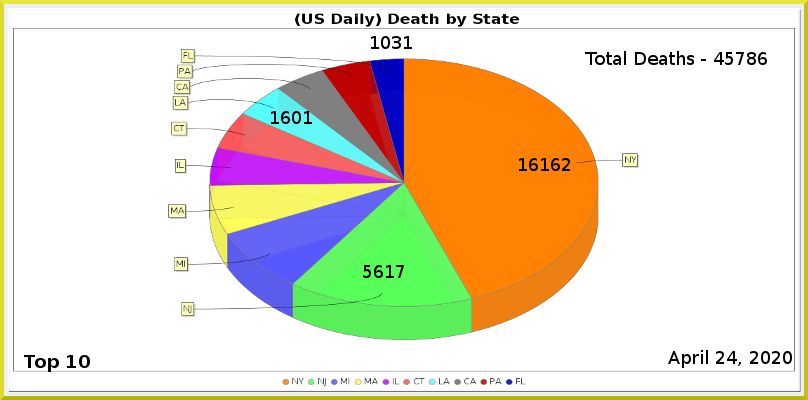
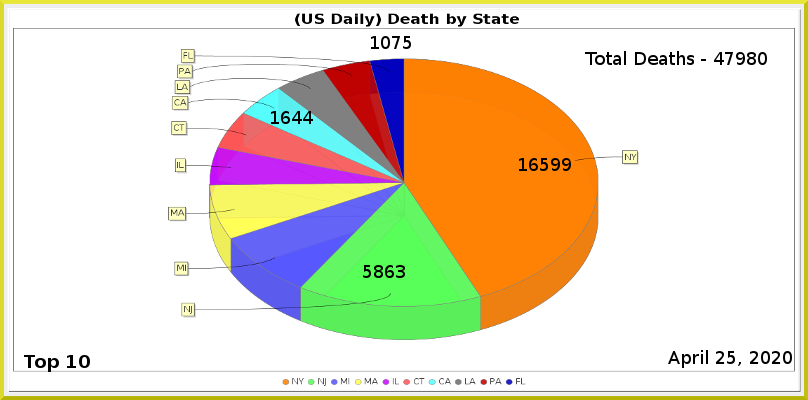
Comparing the layer stacks of the two w=808, h=400 images. Changes:
painted on "Least" over (x1=392, y1=36, x2=412, y2=49)
painted on "LA" over (x1=292, y1=111, x2=313, y2=124)
painted on "NJ" over (x1=374, y1=265, x2=405, y2=278)
painted on "NY" over (x1=540, y1=158, x2=571, y2=171)
renamed "Total Deaths - 45786" to "Total Deaths - 47980", painted on it over (x1=725, y1=52, x2=767, y2=65)
painted on "Current Date" over (x1=727, y1=351, x2=737, y2=364)
painted on "Death_by_State.png" over (x1=168, y1=56, x2=639, y2=385)
